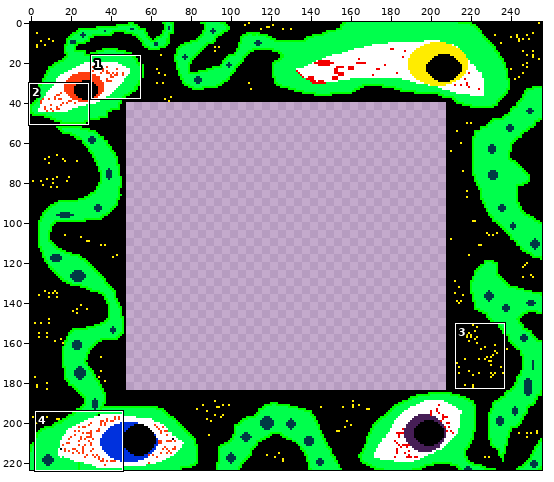
Pixel-art file -- res/assets/ase/border.aseprite. Above: a wide view before the commit, with the close-up outlined.
Close-up. First the earlier version:
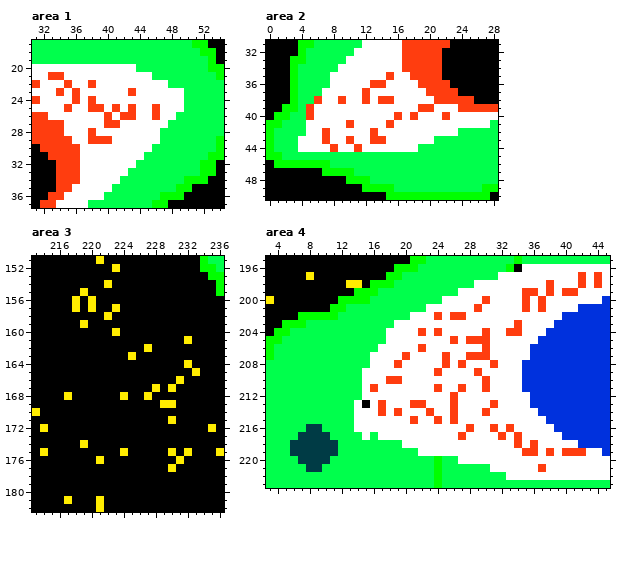
256x224 pixels, 1 frame. Shown: area 1: x 31..54, y 17..37; area 2: x 0..28, y 31..50; area 3: x 213..236, y 151..182; area 4: x 3..45, y 195..223. The commit also changed other parts of the picture, which this record leaves out.
After:
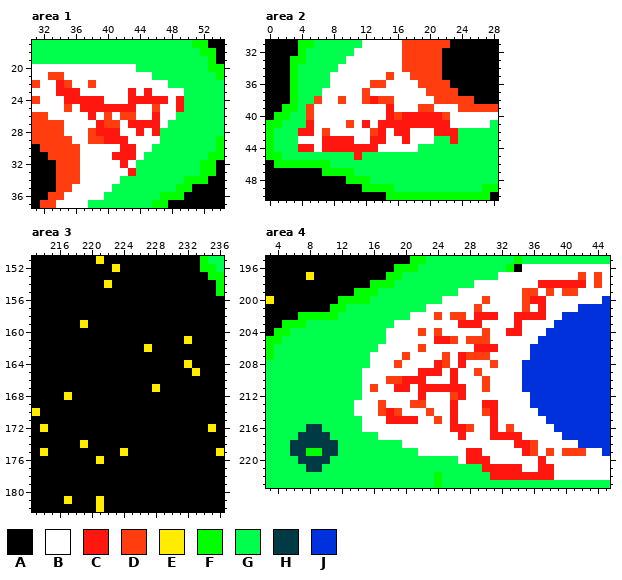
Palette (. is transparent): A #000000  B #ffffff  C #ff170f  D #ff3d0f  E #ffec00  F #00ff00  G #00ff4c  H #003b45  J #0031dd
Difference:
--- area 1
@@ x 31..54 @@
 21 BBDDBBBBBBBBBBBGGGGGGGGF
-22 DBBBDBBDBBBBBBBBBGGGGGGG
-23 BBBDBDBBBBBBDBBBBBBGGGGG
-24 DBBBBDBDBBBBBBBBBBBGGGGG
-25 BBBBDBBDDBDBDBBDBBBGGGGG
-26 DDBBBBBBBDBDDBBDBBGGGGGG
-27 DDDDBBBBBDDBBBBBBGGGGGGG
-28 DDDDBBBDBBBBBBBBGGGGGGGG
-29 DDDDDBBDDDBBBBBBGGGGGGGF
-30 ADDDDDBBBBBBBBBGGGGGGGGF
-31 AADDDDBBBBBBBBGGGGGGGGFF
-32 AAADDDBBBBBBBGGGGGGGGFFA
-33 AAADDDBBBBBBGGGGGGGGGFFA
+22 DBBCDBBDBBBBBBBBBGGGGGGG
+23 BBBCCCBBBBBBCBCBBBBGGGGG
+24 DBBBCCCCCBBBCCCCCBCGGGGG
+25 BBBBDBCCCCCCCBBDBBCGGGGG
+26 DDBBBBBCBDBDDBBCBBGGGGGG
+27 DDDDBBBBCDDBCCCCBGGGGGGG
+28 DDDDBBBDCCCBBCBCGGGGGGGG
+29 DDDDDBBDDCCCBBBBGGGGGGGF
+30 ADDDDDBBBBBCCBBGGGGGGGGF
+31 AADDDDBBBBCCCBGGGGGGGGFF
+32 AAADDDBBBBBCBGGGGGGGGFFA
+33 AAADDDBBBBBBCGGGGGGGGFFA
 34 AAADDDBBBBBGGGGGGGGFFFAA
--- area 2
@@ x 0..28 @@
 37 AAAFGGGBBBBBDBBBBBBBDDDDAAAAA
-38 AAAFGGDBBDBBDBDDBBBBBDDDDDAAA
-39 AAFFGDBBBBBBBBBBBBBDDBBBDDDDD
-40 AFFGGDBBBBBBBBBBDBDBBBDBBBBBB
-41 FFGGGBBBBBDBBBBDBBBBBBBBBBBBG
-42 FGGGGBBDBBBBBDBBBBBBBBBBGGGGG
-43 FGGGBBBDBBDBBDDBBBBBBGGGGGGGG
-44 FGGGBBBBDBBDBBBBBBBGGGGGGGGGG
-45 FFGGGGGGGGGGGGGGGGGGGGGGGGGGG
+38 AAAFGGDBBDBBDCDDBBBBBDDDDDAAA
+39 AAFFGDBBBBBBBBBCBBBDDBBBDDDDD
+40 AFFGGDBBBBBBBBBCDCCCCCDBBBBBB
+41 FFGGGCBBBBDBCBCCCCCCCCCBBBBBG
+42 FGGGCCBDBBBBBDCBCCBBBCCCGGGGG
+43 FGGGBBBCCCCBBCCBBCBBBGGCGGGGG
+44 FGGGCCBCCCCCCCBBBBBGGGGGGGGGG
+45 FFGGGGGGGGGCGGGGGGGGGGGGGGGGG
 46 AFFFFFFFGGGGGGGGGGGGGGGGGGGGG
--- area 3
@@ x 213..236 @@
 154 AAAAAAAAAEAAAAAAAAAAAAAF
-155 AAAAAAEAAAAAAAAAAAAAAAAF
-156 AAAAAEAEAAAAAAAAAAAAAAAA
-157 AAAAAEAEAAEAAAAAAAAAAAAA
-158 AAAAAAAAAEAAAAAAAAAAAAAA
+155 AAAAAAAAAAAAAAAAAAAAAAAF
+156 AAAAAAAAAAAAAAAAAAAAAAAA
+157 AAAAAAAAAAAAAAAAAAAAAAAA
+158 AAAAAAAAAAAAAAAAAAAAAAAA
 159 AAAAAAEAAAAAAAAAAAAAAAAA
-160 AAAAAAAAAAEAAAAAAAAAAAAA
+160 AAAAAAAAAAAAAAAAAAAAAAAA
 161 AAAAAAAAAAAAAAAAAAAEAAAA
 162 AAAAAAAAAAAAAAEAAAAAAAAA
-163 AAAAAAAAAAAAEAAAAAAAAAAA
+163 AAAAAAAAAAAAAAAAAAAAAAAA
 164 AAAAAAAAAAAAAAAAAAAEAAAA
 165 AAAAAAAAAAAAAAAAAAAAEAAA
-166 AAAAAAAAAAAAAAAAAAEAAAAA
-167 AAAAAAAAAAAAAAAEAEAAAAAA
-168 AAAAEAAAAAAEAAEAAAAAAAAA
-169 AAAAAAAAAAAAAAAAEEAAAAAA
+166 AAAAAAAAAAAAAAAAAAAAAAAA
+167 AAAAAAAAAAAAAAAEAAAAAAAA
+168 AAAAEAAAAAAAAAAAAAAAAAAA
+169 AAAAAAAAAAAAAAAAAAAAAAAA
 170 EAAAAAAAAAAAAAAAAAAAAAAA
-171 AAAAAAAAAAAAAAAAAEAAAAAA
+171 AAAAAAAAAAAAAAAAAAAAAAAA
 172 AEAAAAAAAAAAAAAAAAAAAAEA
@@ x 228..234 @@
 174 AAAAAAA
-175 AAEAEAA
-176 AAAEAAA
-177 AAEAAAA
+175 AAAAAAA
+176 AAAAAAA
+177 AAAAAAA
 178 AAAAAAA
--- area 4
@@ x 3..45 @@
 197 AAAAAEAAAAAAAAAFFGGGGGGGGGGGGBBBBBBBBBBDBDB
-198 AAAAAAAAAAEEAFFFGGGGGGGGGGBBBBBBBBBDBBBDBDB
+198 AAAAAAAAAAAAAFFFGGGGGGGGGGBBBBBBBBCCCCCCBDB
 199 AAAAAAAAAAAFFFGGGGGGGGGGBBBBBBBBDDBDBDDBBBB
-200 EAAAAAAAAFFFFGGGGGGGGGBBBBBDBBBBDBDBBBBBBBJ
-201 AAAAAAAAFFGGGGGGGGGGBBBBBBDBBBBBDBDBBBBJJJJ
-202 AAAAFFFFFGGGGGGGGGBBBDBDDBBBBBBBBBBBBJJJJJJ
-203 AAFFFGGGGGGGGGGGBBBBBBBBBBBBBBBDBBBBJJJJJJJ
-204 AFFGGGGGGGGGGGGBBBBDBDBBBBBDBBDDBBBJJJJJJJJ
-205 FFGGGGGGGGGGGGGBBBBBBBBDBDDDBBBBBBJJJJJJJJJ
-206 FGGGGGGGGGGGGGBBBBBDBBBBBBBDBBBBBJJJJJJJJJJ
-207 FGGGGGGGGGGGGBBBBDBBBBDBBDDDBBBBBJJJJJJJJJJ
-208 GGGGGGGGGGGGGBBBDBBBBBDBDBBBDBBBJJJJJJJJJJJ
-209 GGGGGGGGGGGGBBBBBBBBBDBBBBDBBBBBJJJJJJJJJJJ
-210 GGGGGGGGGGGGBBBDDBBBBBBBBBBDBBBBJJJJJJJJJJJ
-211 GGGGGGGGGGGGBDBBBBBBBDBBDBBDBBBBJJJJJJJJJJJ
-212 GGGGGGGGGGGGBBBBBBBBBBBDBBBBBBBBBJJJJJJJJJJ
-213 GGGGGGGGGGGBABDBBBDDBBBDBBBBDBBBBJJJJJJJJJJ
-214 GGGGGGGGGGGBBBDBDBBBDBBDBBBDBBBBBBJJJJJJJJJ
-215 GGGGGGGGGGGBBBBBBBDBBDBDBBBBBBBBBBBJJJJJJJJ
-216 GGGGGHHGGGGBBBBBBBBBBBBBBDBBDBDBBBBBJJJJJJJ
-217 GGGGHHHHGGGGBGBBBBBBBBBBDBBBBDBDBBBBBJJJJJJ
-218 GGGHHHHHHGGGGGGGGBBBBBBBBBBBBBBDBDBBBBBJJJJ
-219 GGGHHHHHHGGGGGGGGGGBBBBBBBBBBBBBDDBDBDDDBBJ
-220 GGGGHHHHGGGGGGGGGGGGGFGGBBBBBBBBBBBBBBBBBBB
-221 GGGGGHHGGGGGGGGGGGGGGFGGGGGGBBBBBBDBBBBBBBB
-222 GGGGGGGGGGGGGGGGGGGGGFGGGGGGGGBBBBBBBBBBBBB
+200 EAAAAAAAAFFFFGGGGGGGGGBBBBBDBBBBDCCBBBBBBBJ
+201 AAAAAAAAFFGGGGGGGGGGBBBBBBDBBBBBDBCBBBBJJJJ
+202 AAAAFFFFFGGGGGGGGGBBBDBDDBCCCBBCCCCBBJJJJJJ
+203 AAFFFGGGGGGGGGGGBBBBBBBBCCCBBBBCBBBBJJJJJJJ
+204 AFFGGGGGGGGGGGGBBBBDBDBBBBBDBBCCBBBJJJJJJJJ
+205 FFGGGGGGGGGGGGGBBBBBBCCDBDDDBBBBBBJJJJJJJJJ
+206 FGGGGGGGGGGGGGBBBBBDBBBBBBCCCBBBBJJJJJJJJJJ
+207 FGGGGGGGGGGGGBBBBDBBBBDBCDDDBBBBBJJJJJJJJJJ
+208 GGGGGGGGGGGGGBBBDBBBBCDBCBBBDBBBJJJJJJJJJJJ
+209 GGGGGGGGGGGGBBBBBBBCCCBCBBDBBBBBJJJJJJJJJJJ
+210 GGGGGGGGGGGGBBBDDCCCBBBCBBBDBBBBJJJJJJJJJJJ
+211 GGGGGGGGGGGGBDBBCCBCCCCCCBBDBBBBJJJJJJJJJJJ
+212 GGGGGGGGGGGGBBBBBBBCBBBDCBBBBBBBBJJJJJJJJJJ
+213 GGGGGGGGGGGBBBDBBBDDBBBCBBBCCBBBBJJJJJJJJJJ
+214 GGGGGGGGGGGBBBDCDBBBDBBCBBBDCBBBBBJJJJJJJJJ
+215 GGGGGGGGGGGGBBBCCCCBBDBCBBBBCBBBBBBJJJJJJJJ
+216 GGGGGHHGGGGGBBBBBBBBBBBCCDBBCBDBBBBBJJJJJJJ
+217 GGGGHHHHGGGGGGBBBBBBBBBBCBBBCCCCBBBBBJJJJJJ
+218 GGGHHHHHHGGGGGGGGBBBBBBBBBBBBBBCCDBBBBBJJJJ
+219 GGGHHFFHHGGGGGGGGGGBBBBBBCCBBBBBCDBDBDDDBBJ
+220 GGGGHHHHGGGGGGGGGGGGGGGGBCCCBBBBBBCBBBBBBBB
+221 GGGGGHHGGGGGGGGGGGGGGGGGGGGCCCCCBBCCBBBBBBB
+222 GGGGGGGGGGGGGGGGGGGGGFGGGGGGCCCCCCCCBBBBBBB
 223 GGGGGGGGGGGGGGGGGGGGGFGGGGGGGGGGGGGGGGGGGGG
Pixel boxes of the changes (left, top, right, bottom) in both close-ups:
changed: (56, 80, 184, 176)
changed: (298, 96, 458, 160)
changed: (72, 288, 184, 424)
changed: (168, 448, 192, 472)
changed: (306, 280, 586, 480)
